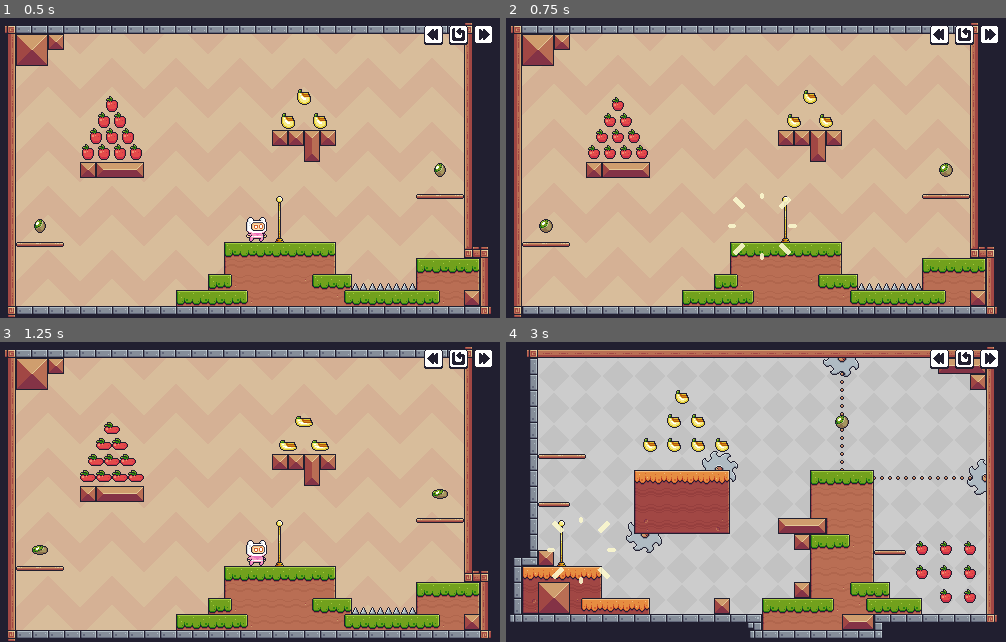
Above: before the commit, frames 1-4 (two rows, left to right).
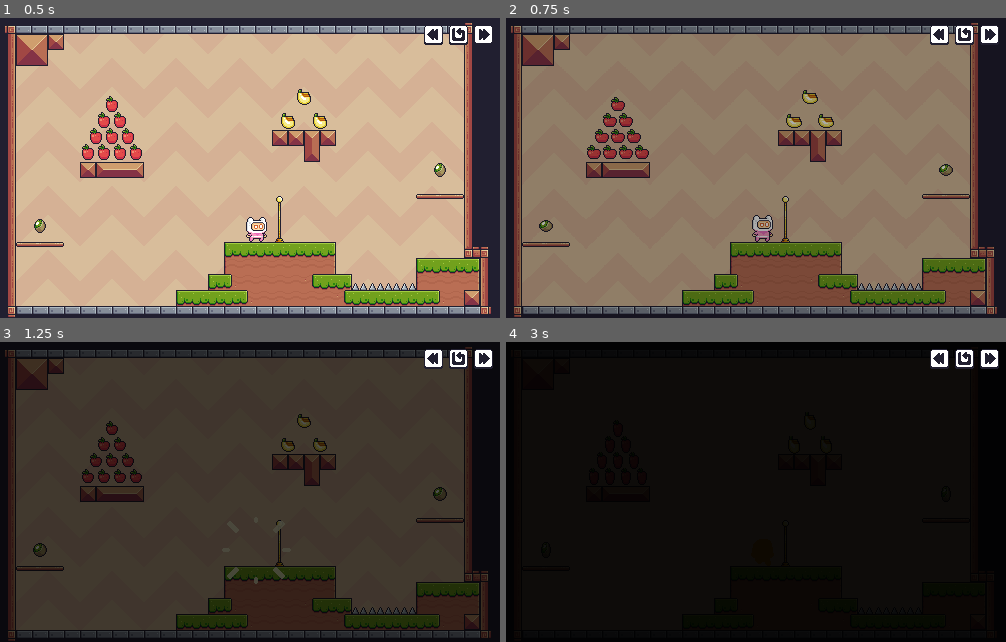
Above: after the commit, the same moments.

Repository: Javi-CD/godot4-platformer2D
Game: Godot game, scene res://src/scenes/game/game.tscn
Same seed, same stepped clock (60 frames per second), same inputs: the game is played once before the commit and once after it.
Inputs (mouse positions are in pixels of both pictures, inside the frame that each line leads up to):
- Up to frame 1 (0.5 s): no input
- Up to frame 2 (0.75 s): click (966, 42) at 0.5 s
- Up to frame 3 (1.25 s): no input
- Up to frame 4 (3 s): click (966, 366) at 1.25 s; click (966, 366) at 2 s; click (991, 366) at 2.75 s

Frame 1 is identical in both runs. In frame 2, 86% of the frame differs, in the area x 1-99%, y 1-100%; in frame 3, 99%; in frame 4, 99%, in the area x 0-100%, y 0-100%.

Commit message:
feat(scenes): add SceneManager autoload with transition_out fade effect for level loading

Diff:
--- a/project.godot
+++ b/project.godot
@@ -18,6 +18,7 @@
 [autoload]
 
 SoundManager="*res://src/scenes/autoload/sound_manager.tscn"
+SceneManager="*uid://ctxywok2g0y8c"
 
 [display]
 
--- /dev/null
+++ b/src/scenes/autoload/scene_manager.gd
@@ -0,0 +1,48 @@
+extends CanvasLayer
+
+
+@onready var animation: AnimationPlayer = $TransitionAnimation
+
+var player: Player = null
+var last_scene_name: String = ""
+var scene_dir_path: String = "res://src/scenes/"
+
+
+func play_transition(on_middle_action: Callable = Callable()) -> void:
+	if animation != null and animation.has_animation("transition_out"):
+		animation.play("transition_out")
+		await animation.animation_finished
+
+	if on_middle_action.is_valid():
+		on_middle_action.call()
+
+	if animation != null and animation.has_animation("transition_out"):
+		animation.play_backwards("transition_out")
+		await animation.animation_finished
+
+
+func change_scene(from: Node, to_scene_name: String) -> void:
+	if from != null:
+		last_scene_name = from.name
+		if "player" in from and from.player != null:
+			player = from.player
+			if player.get_parent() != null:
+				player.get_parent().remove_child(player)
+
+	var full_path: String = ""
+	if to_scene_name.begins_with("res://"):
+		full_path = to_scene_name
+	elif not to_scene_name.ends_with(".tscn"):
+		full_path = scene_dir_path + to_scene_name + ".tscn"
+	else:
+		full_path = scene_dir_path + to_scene_name
+
+	await change_scene_to_file(full_path)
+
+
+func change_scene_to_file(target_path: String) -> void:
+	if target_path.is_empty():
+		push_warning("SceneManager: target_path está vacía.")
+		return
+
+	await play_transition(func(): get_tree().change_scene_to_file(target_path))
--- /dev/null
+++ b/src/scenes/autoload/scene_manager.tscn
@@ -0,0 +1,56 @@
+[gd_scene format=3 uid="uid://ctxywok2g0y8c"]
+
+[ext_resource type="Script" uid="uid://cu0y2tfhgjtxk" path="res://src/scenes/autoload/scene_manager.gd" id="1_eih8t"]
+
+[sub_resource type="Animation" id="Animation_eih8t"]
+length = 0.001
+tracks/0/type = "value"
+tracks/0/imported = false
+tracks/0/enabled = true
+tracks/0/path = NodePath("TransitionColor:modulate")
+tracks/0/interp = 1
+tracks/0/loop_wrap = true
+tracks/0/keys = {
+"times": PackedFloat32Array(0),
+"transitions": PackedFloat32Array(1),
+"update": 0,
+"values": [Color(1, 1, 1, 0)]
+}
+
+[sub_resource type="Animation" id="Animation_55pvr"]
+resource_name = "transition_out"
+length = 0.5
+step = 1.0
+tracks/0/type = "value"
+tracks/0/imported = false
+tracks/0/enabled = true
+tracks/0/path = NodePath("TransitionColor:modulate")
+tracks/0/interp = 1
+tracks/0/loop_wrap = true
+tracks/0/keys = {
+"times": PackedFloat32Array(0, 0.5),
+"transitions": PackedFloat32Array(1, 1),
+"update": 0,
+"values": [Color(1, 1, 1, 0), Color(1, 1, 1, 1)]
+}
+
+[sub_resource type="AnimationLibrary" id="AnimationLibrary_04ro3"]
+_data = {
+&"RESET": SubResource("Animation_eih8t"),
+&"transition_out": SubResource("Animation_55pvr")
+}
+
+[node name="SceneManager" type="CanvasLayer" unique_id=2075427459]
+script = ExtResource("1_eih8t")
+
+[node name="TransitionColor" type="ColorRect" parent="." unique_id=1617163759]
+modulate = Color(1, 1, 1, 0)
+anchors_preset = 15
+anchor_right = 1.0
+anchor_bottom = 1.0
+grow_horizontal = 2
+grow_vertical = 2
+color = Color(0, 0, 0, 1)
+
+[node name="TransitionAnimation" type="AnimationPlayer" parent="." unique_id=557932195]
+libraries/ = SubResource("AnimationLibrary_04ro3")
--- a/src/scenes/game/game.gd
+++ b/src/scenes/game/game.gd
@@ -33,11 +33,19 @@
 		hud.next_level_requested.connect(_on_next_level_requested)
 
 
-func load_level(level_path: String) -> void:
+func load_level(level_path: String, animate: bool = true) -> void:
 	if level_path.is_empty():
 		push_warning("load_level recibió una ruta vacía.")
 		return
 
+	var scene_mgr = get_node_or_null("/root/SceneManager")
+	if animate and scene_mgr != null and scene_mgr.has_method("play_transition") and _current_level != null:
+		await scene_mgr.play_transition(func(): _load_level_internal(level_path))
+	else:
+		_load_level_internal(level_path)
+
+
+func _load_level_internal(level_path: String) -> void:
 	var level_scene := load(level_path) as PackedScene
 	if level_scene == null:
 		push_warning("No se pudo cargar la escena: " + level_path)
Not shown, added: src/scenes/autoload/scene_manager.gd.uid
